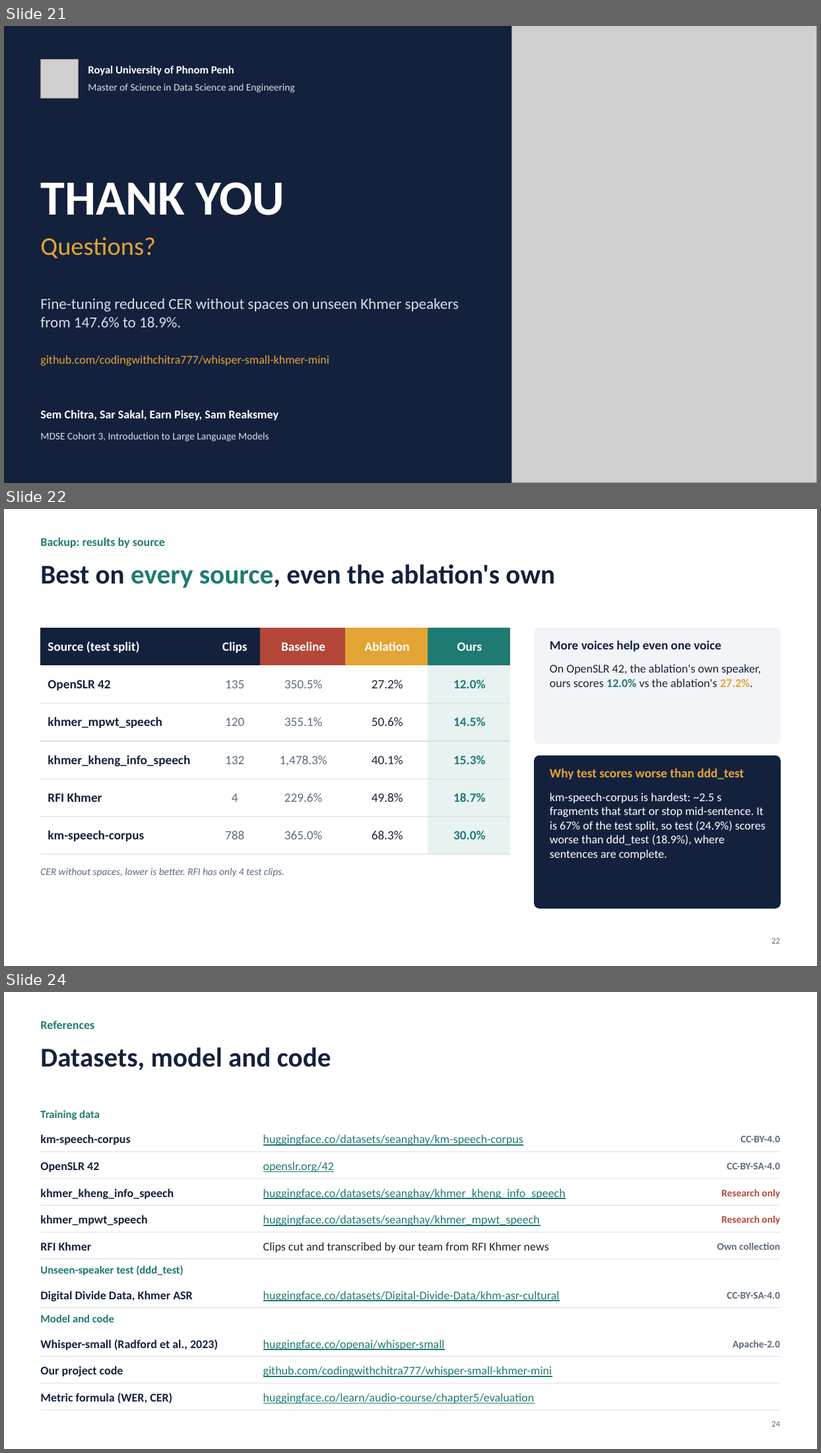
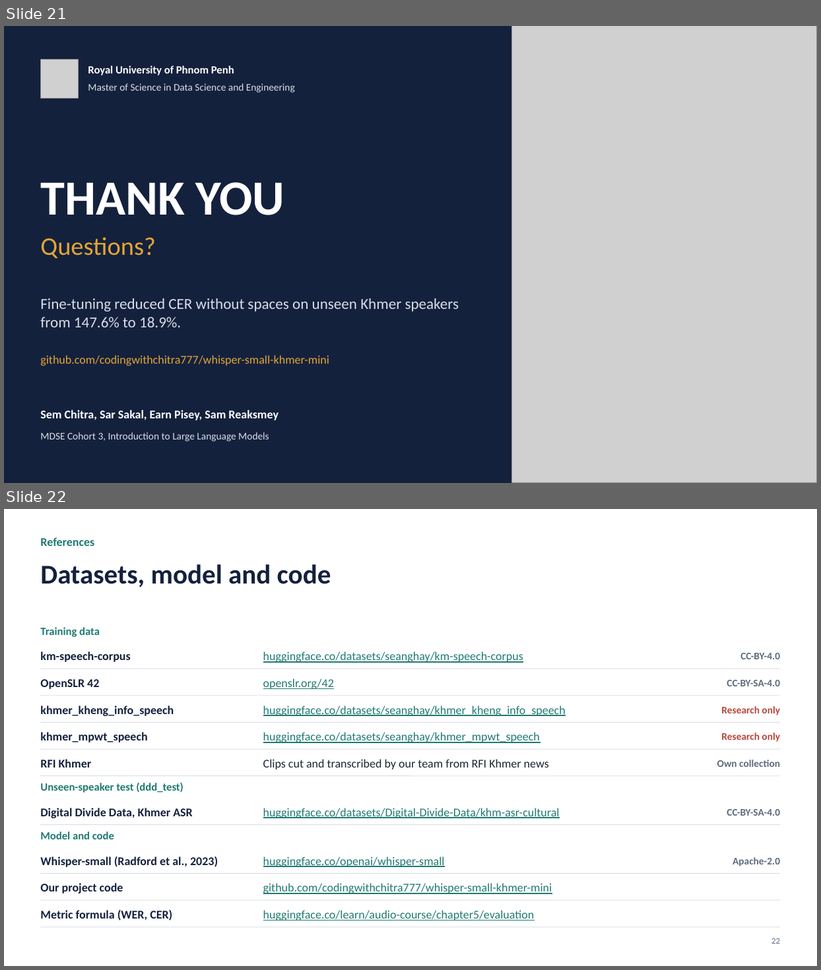
Before and after one commit to codingwithchitra777/whisper-small-khmer-mini, a slide deck: docs/Khmer_Speech_to_Subtitles_Final.pptx. Shown one above the other, each under a label of ours: slides 21, 22 and 24 before the commit, slides 21 and 22 after it; the slides between them are not shown. The pictures are 821x1453 and 821x970 pixels, drawn with LibreOffice and Linux fonts; fonts in the diff are those of the drawing; grey boxes stand for pictures. Boxes give left, top, right and bottom in pixels: in the first picture for what was removed or moved away, otherwise in the second. Text is boxed around its words. In the diff, an @@ line names an element or a change of style, - is before the commit and + after.

```diff
--- a/docs/Khmer_Speech_to_Subtitles_Final.pptx
+++ b/docs/Khmer_Speech_to_Subtitles_Final.pptx
@@ slide 22 removed at (4,509,817,966), background #FFFFFF @@
@@ text removed at (40,537,165,548) @@
-Backup: results by source
@@ title removed at (40,564,555,588) @@
-Best on every source, even the ablation's own
@@ table removed at (40,628,510,844), 6 rows, 5 columns @@
-Source (test split) | Clips | Baseline | Ablation | Ours
-OpenSLR 42 | 135 | 350.5% | 27.2% | 12.0%
-khmer_mpwt_speech | 120 | 355.1% | 50.6% | 14.5%
-khmer_kheng_info_speech | 132 | 1,478.3% | 40.1% | 15.3%
-RFI Khmer | 4 | 229.6% | 49.8% | 18.7%
-km-speech-corpus | 788 | 365.0% | 68.3% | 30.0%
@@ rounded rectangle removed at (535,628,781,744) @@
@@ text removed at (550,640,721,652) @@
-More voices help even one voice
@@ text removed at (550,664,761,687) @@
-On OpenSLR 42, the ablation's own speaker, ours scores 12.0% vs the ablation's 27.2%.
@@ rounded rectangle removed at (535,756,781,908) @@
@@ text removed at (550,768,745,780) @@
-Why test scores worse than ddd_test
@@ text removed at (550,793,766,860) @@
-km-speech-corpus is hardest: ~2.5 s fragments that start or stop mid-sentence. It is 67% of the test split, so test (24.9%) scores worse than ddd_test (18.9%), where sentences are complete.
@@ text removed at (40,868,284,877) @@
-CER without spaces, lower is better. RFI has only 4 test clips.
@@ page number removed at (772,938,780,944) @@
-22
@@ what was slide 24 is now slide 22 @@
@@ page number at (772,938,780,944): text changed @@
-24
+22
```
Also in this commit, not shown: 3 slides changed, 1 other slide removed.
